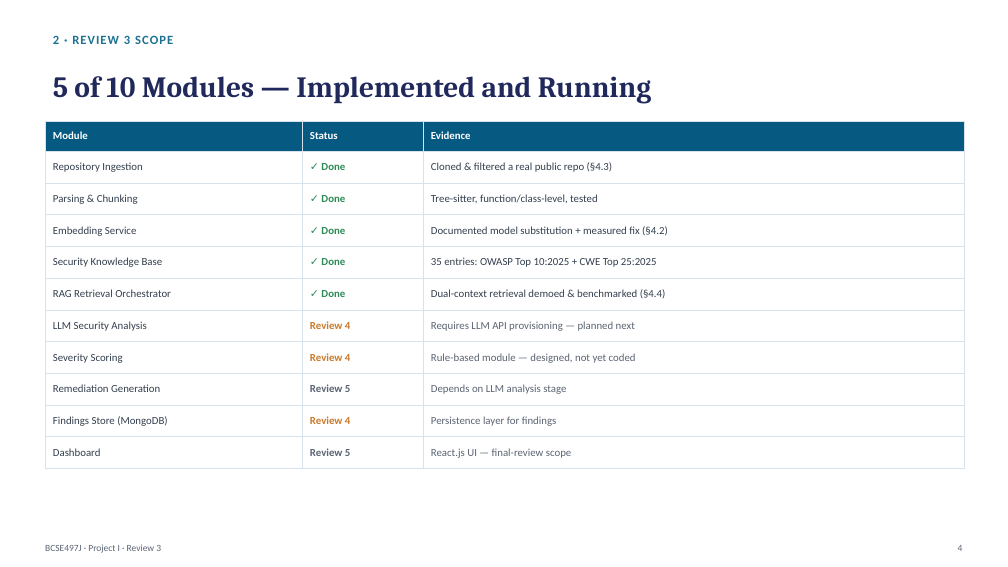
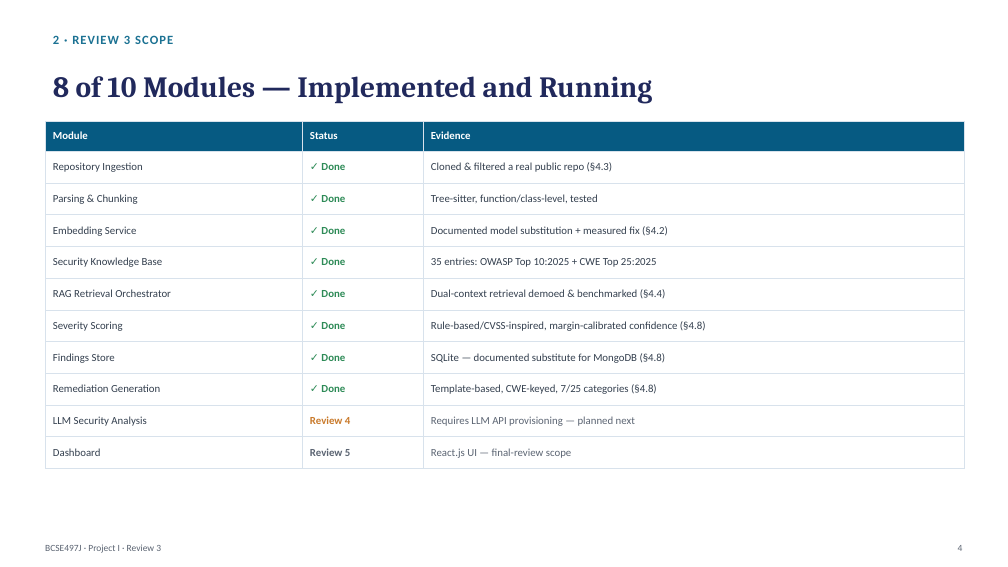
Before and after one commit to aakashsivakumar20/RAG-vuln-detection, a slide deck: slide 4 of ppt/Review3_Panel_Presentation.pptx. Drawn at 1008x567 pixels with LibreOffice and Linux fonts; fonts in the diff are those of the drawing. Boxes give left, top, right and bottom in pixels: in the first picture for what was removed or moved away, otherwise in the second. Text is boxed around its words. In the diff, an @@ line names an element or a change of style, - is before the commit and + after.

Commit message:
Extend Review 3 to 8/10 modules: Severity Scoring, Findings Store, Remediation Generation

```diff
--- a/ppt/Review3_Panel_Presentation.pptx
+++ b/ppt/Review3_Panel_Presentation.pptx
@@ text at <box>53,76,652,103</box>: text changed @@
-5 of 10 Modules — Implemented and Running
+8 of 10 Modules — Implemented and Running
@@ table at <box>45,121,964,507</box> @@
+row 7: Severity Scoring | ✓ Done | Rule-based/CVSS-inspired, margin-calibrated confidence (§4.8)
+row 8: Findings Store | ✓ Done | SQLite — documented substitute for MongoDB (§4.8)
+row 9: Remediation Generation | ✓ Done | Template-based, CWE-keyed, 7/25 categories (§4.8)
-row 8: Severity Scoring | Review 4 | Rule-based module — designed, not yet coded
-row 9: Remediation Generation | Review 5 | Depends on LLM analysis stage
-row 10: Findings Store (MongoDB) | Review 4 | Persistence layer for findings
```
Also in this commit, not shown: 6 other slides changed, 1 slide added, 18 other files.
